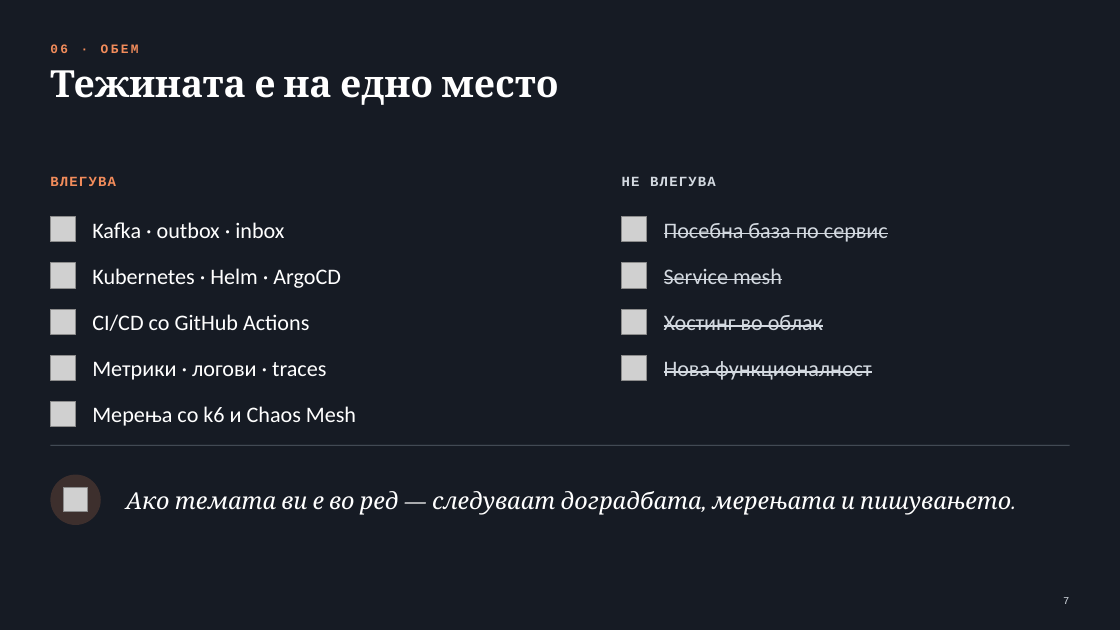
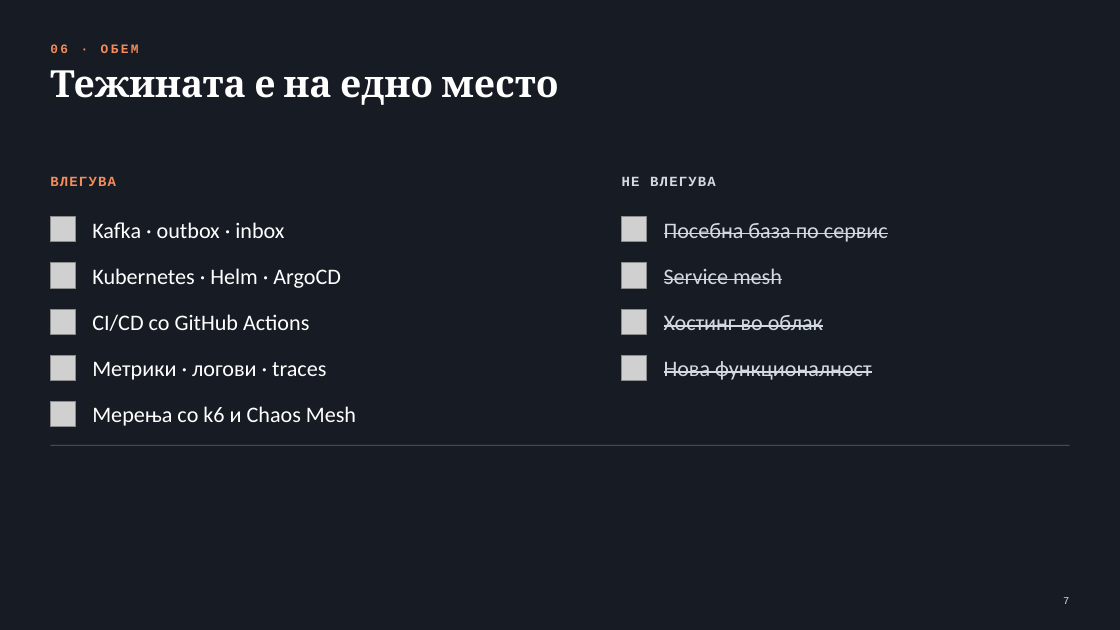
Before and after one commit to Dkostoski30/automarket2-be, a slide deck: slide 7 of docs/predlog.pptx. Drawn at 1120x630 pixels with LibreOffice and Linux fonts; fonts in the diff are those of the drawing; grey boxes stand for pictures. Boxes give left, top, right and bottom in pixels: in the first picture for what was removed or moved away, otherwise in the second. Text is boxed around its words. In the diff, an @@ line names an element or a change of style, - is before the commit and + after.

```diff
--- a/docs/predlog.pptx
+++ b/docs/predlog.pptx
@@ ellipse removed at (x1=50, y1=475, x2=101, y2=525) @@
@@ picture removed at (x1=64, y1=488, x2=88, y2=513) @@
@@ text removed at (x1=126, y1=491, x2=1011, y2=515) @@
-Ако темата ви е во ред — следуваат доградбата, мерењата и пишувањето.
```
Also in this commit, not shown: 3 other slides changed.
